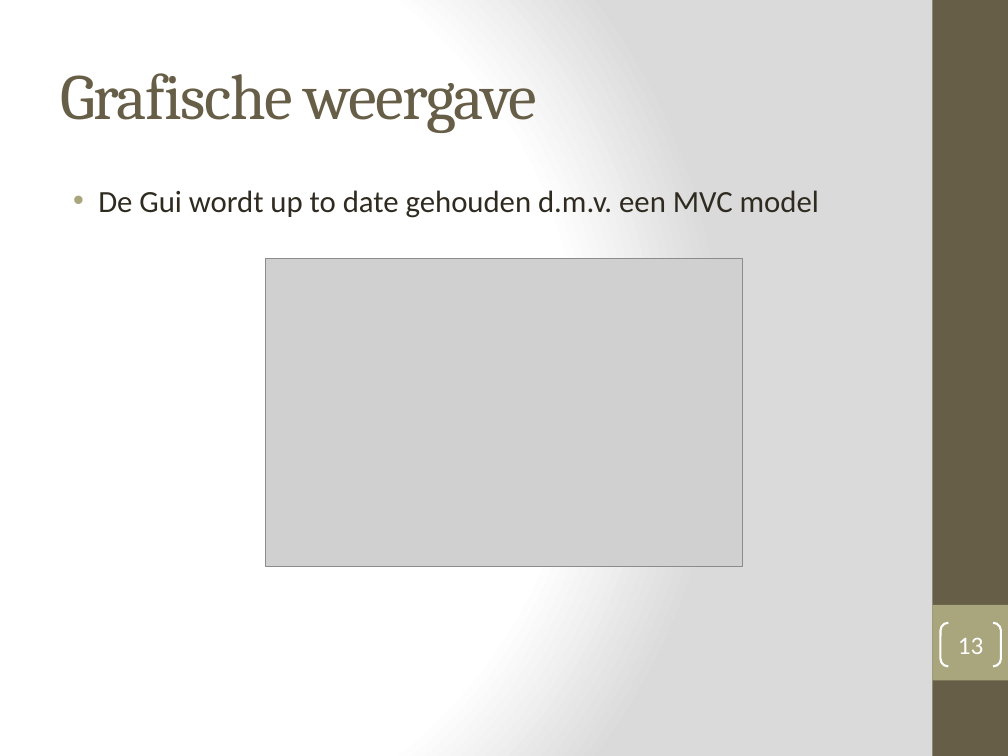
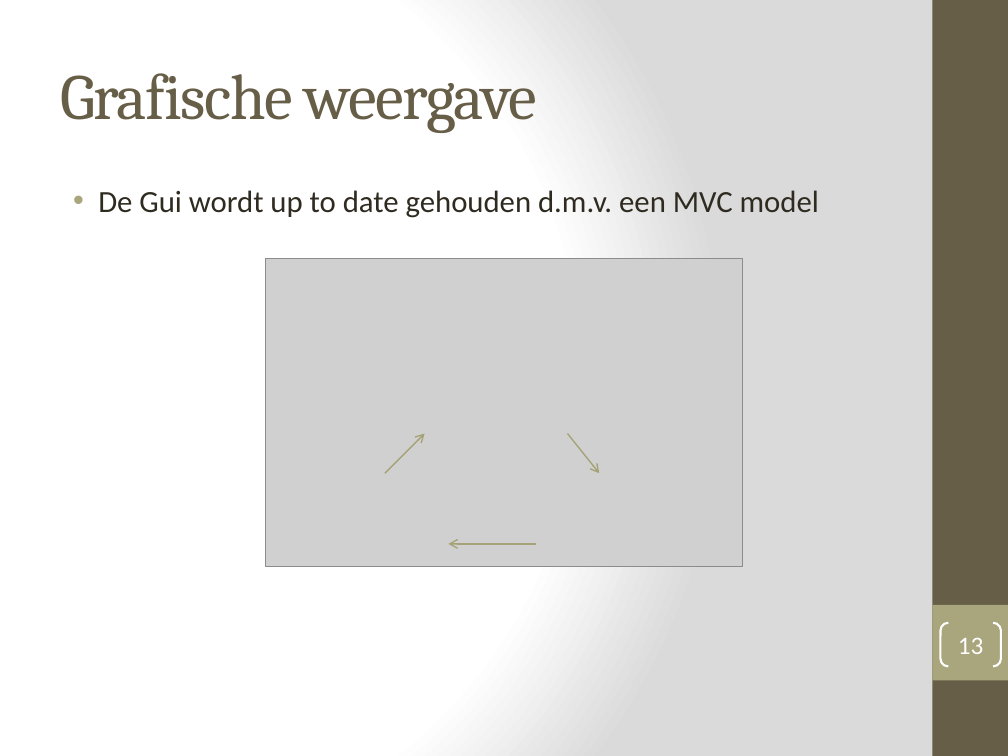
Before and after one commit to patrick1973/life-2, a slide deck: slide 13 of presentatie/Life 2013.pptx. Drawn at 1008x756 pixels with LibreOffice and Linux fonts; fonts in the diff are those of the drawing; grey boxes stand for pictures. Boxes give left, top, right and bottom in pixels: in the first picture for what was removed or moved away, otherwise in the second. Text is boxed around its words. In the diff, an @@ line names an element or a change of style, - is before the commit and + after.

```diff
--- a/presentatie/Life 2013.pptx
+++ b/presentatie/Life 2013.pptx
@@ arrow added from (385, 473) to (424, 433), #A6A278 1 pt @@
@@ arrow added from (568, 433) to (599, 473), #A6A278 1 pt @@
@@ arrow added from (535, 544) to (449, 544), #A6A278 1 pt @@
```
